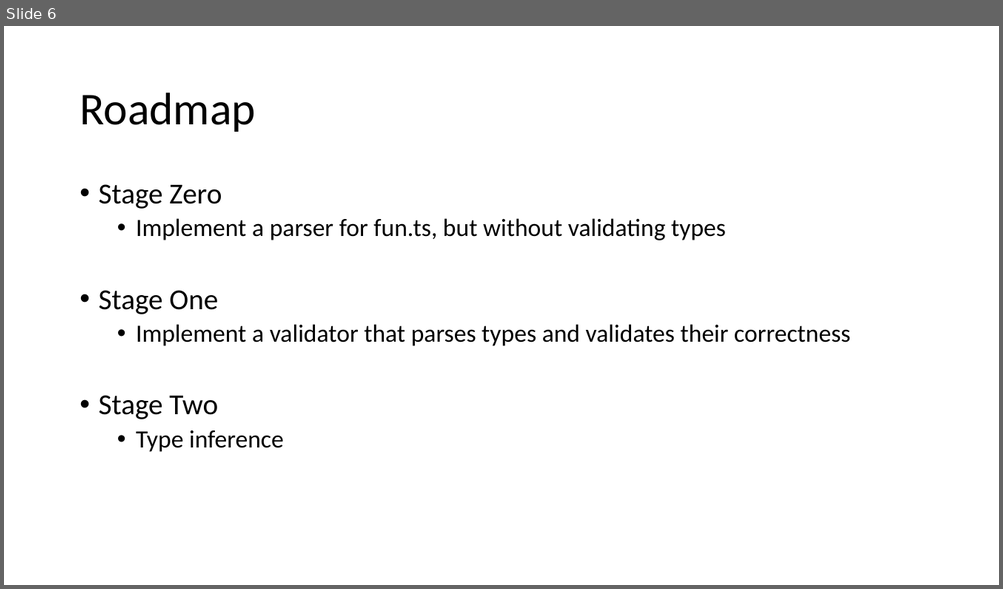
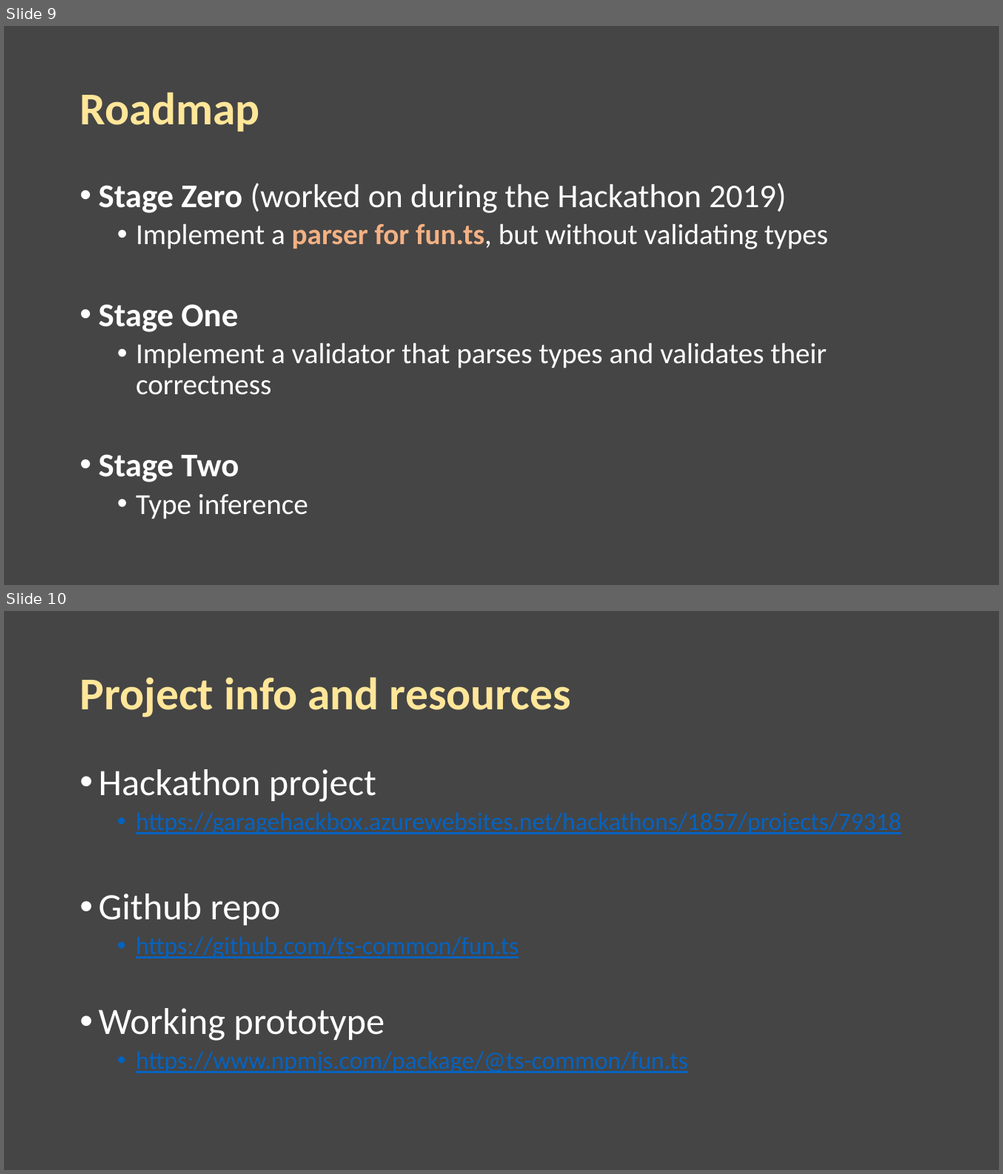
Before and after one commit to ts-common/fun.ts, a slide deck: doc/demo/about_FUNts.pptx. Shown one above the other, each under a label of ours: slide 6 before the commit, slides 9 and 10 after it. The pictures are 1003x589 and 1003x1174 pixels, drawn with LibreOffice and Linux fonts; fonts in the diff are those of the drawing. Boxes give left, top, right and bottom in pixels: in the first picture for what was removed or moved away, otherwise in the second. Text is boxed around its words. In the diff, an @@ line names an element or a change of style, - is before the commit and + after.

```diff
--- a/doc/demo/about_FUNts.pptx
+++ b/doc/demo/about_FUNts.pptx
@@ slide 10 added at (x1=4, y1=611, x2=999, y2=1170), background #454545 @@
@@ title added at (x1=79, y1=678, x2=571, y2=718), 44 pt, text #FFE699, bold @@
+Project info and resources
@@ text added at (x1=99, y1=769, x2=901, y2=1073), 24 pt, text #0563C1, underline @@
+• Hackathon project
+  • https://garagehackbox.azurewebsites.net/hackathons/1857/projects/79318
+• Github repo
+  • https://github.com/ts-common/fun.ts
+• Working prototype
+  • https://www.npmjs.com/package/@ts-common/fun.ts
@@ what was slide 6 is now slide 9 @@
@@ slide 9 changed as well @@
@@ background #FFFFFF to #454545 @@
@@ title "Roadmap" at (x1=79, y1=93, x2=260, y2=132): text colour #000000 to #FFE699, bold on @@
@@ text at (x1=99, y1=183, x2=785, y2=213): text changed; size 28 to 32 pt; text colour #000000 to #FFFFFF @@
-• Stage Zero
+• Stage Zero (worked on during the Hackathon 2019)
@@ text at (x1=99, y1=224, x2=828, y2=520): size 24 to 28 pt in "Implement a parser for fun.ts, but without ...", "Implement a validator that parses types and ...", "Type inference"; text colour #000000 to #FFFFFF in "Implement a fun.ts, but without validating types", "Stage One", "Implement a validator that parses types and ...", "Stage Two" and 1 more places; text colour #000000 to #F4B183 in "parser for fun.ts,"; bold on in "parser for fun.ts,", "Stage One", "Stage Two"; size 28 to 32 pt in "Stage One", "Stage Two" @@
```
Also in this commit, not shown: 5 other slides changed, 3 other slides added.
